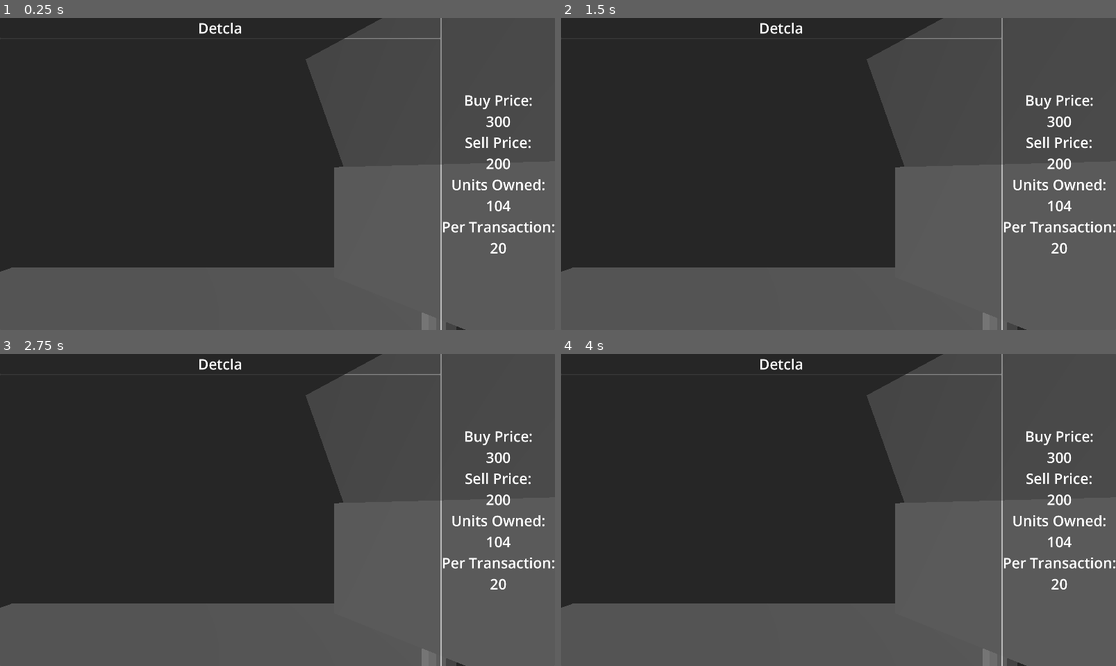
Above: before the commit, frames 1-4 (two rows, left to right).
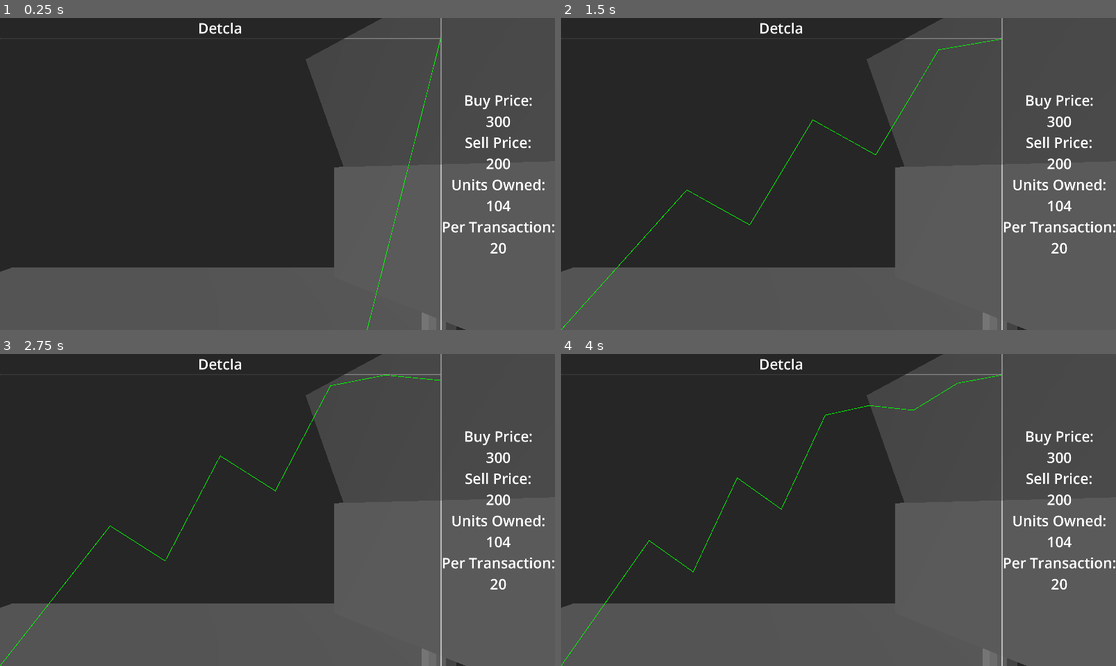
Above: after the commit, the same moments.

Repository: ALP-Games/bubble
Game: Godot game, scene res://Scenes/world_3d.tscn
The game is run twice, just before and just after one commit, with the same random seed, the same clock (stepped at 60 frames per second) and the same inputs.
Inputs (mouse positions are in pixels of both pictures, inside the frame that each line leads up to):
- Up to frame 1 (0.25 s): no input
- Up to frame 2 (1.5 s): tap Enter at 0.5 s; move the mouse to (866, 174) at 0.52 s; tap Space at 1.25 s; move the mouse to (810, 174) at 1.27 s
- Up to frame 3 (2.75 s): move the mouse to (288, 503) at 2.02 s
- Up to frame 4 (4 s): tap Enter at 2.75 s; move the mouse to (832, 516) at 2.77 s; tap Space at 3.5 s; move the mouse to (877, 513) at 3.52 s

The runs differ from the first frame. In frame 1, 0.1% of the frame differs, in the area x 66-80%, y 6-100%; in frame 2, 0.2%; in frame 3, 0.2%, in the area x 0-80%, y 6-100%; in frame 4, 0.2%.

Commit message:
GPT stock graph

Diff:
--- /dev/null
+++ b/Scripts/stock_graph.gd
@@ -0,0 +1,42 @@
+extends Panel
+
+@export var stock_update_delay := 1.0
+var stock_update_elapsed := 0.0
+
+var stock_prices := [100, 110, 120, 115, 130, 125, 140]
+var max_points := 20  # Maximum points on the graph
+
+
+# Called when the node enters the scene tree for the first time.
+func _ready():
+	set_process(true)
+
+
+# Called every frame. 'delta' is the elapsed time since the previous frame.
+func _process(delta):
+	stock_update_elapsed += delta
+	if stock_update_elapsed < stock_update_delay:
+		return
+	stock_update_elapsed -= stock_update_delay
+
+	# Simulate stock price changes (add a random value)
+	if stock_prices.size() >= max_points:
+		stock_prices.pop_front()  # Remove the oldest value
+	stock_prices.append(stock_prices[-1] + randf_range(-5, 5))  # Add a new value
+	#draw.emit()
+	queue_redraw() # Redraw the graph
+
+
+func _draw():
+	# Calculate graph size and draw
+	var graph_size = get_rect().size
+	var min_price = stock_prices.min()
+	var max_price = stock_prices.max()
+	var points = []
+
+	for i in range(stock_prices.size()):
+		var x = graph_size.x * (i / float(stock_prices.size() - 1))
+		var y = graph_size.y * (1 - (stock_prices[i] - min_price) / (max_price - min_price))
+		points.append(Vector2(x, y))
+
+	draw_polyline(points, Color(0, 1, 0), 2)  # Green line
--- a/UI/stock_ui.tscn
+++ b/UI/stock_ui.tscn
@@ -1,4 +1,6 @@
-[gd_scene load_steps=3 format=3 uid="uid://c8bmfd2hy7x7g"]
+[gd_scene load_steps=4 format=3 uid="uid://c8bmfd2hy7x7g"]
+
+[ext_resource type="Script" path="res://Scripts/stock_graph.gd" id="1_6jq88"]
 
 [sub_resource type="LabelSettings" id="LabelSettings_1n20y"]
 font_size = 50
@@ -38,9 +40,10 @@
 label_settings = SubResource("LabelSettings_1n20y")
 horizontal_alignment = 1
 
-[node name="Panel" type="Panel" parent="HBoxContainer/VBoxContainer2"]
+[node name="StockGraph" type="Panel" parent="HBoxContainer/VBoxContainer2"]
 layout_mode = 2
 size_flags_vertical = 3
+script = ExtResource("1_6jq88")
 
 [node name="MarginContainer" type="MarginContainer" parent="HBoxContainer"]
 layout_mode = 2
